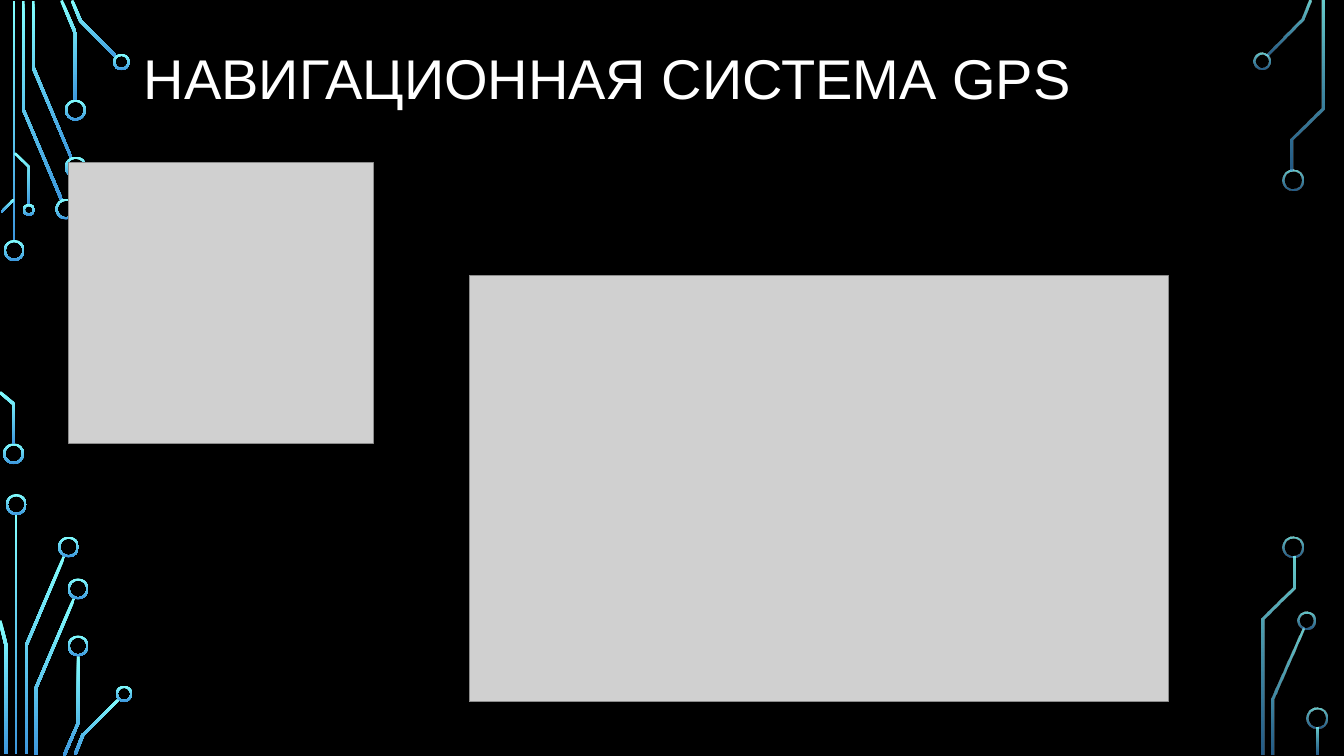
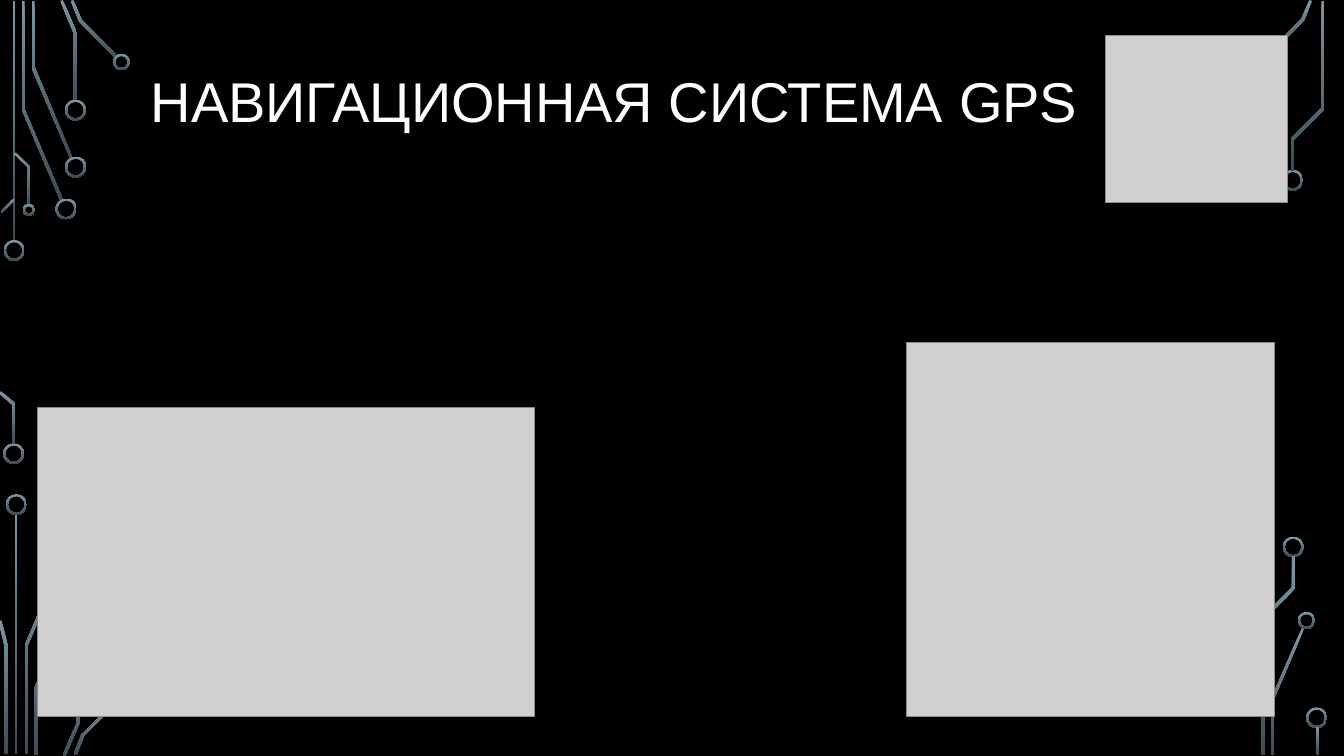
Before and after one commit to ALPause23/Diplom, a slide deck: slide 4 of Презентация.pptx. Drawn at 1344x756 pixels with LibreOffice and Linux fonts; fonts in the diff are those of the drawing; grey boxes stand for pictures; background and template pictures are left out. Boxes give left, top, right and bottom in pixels: in the first picture for what was removed or moved away, otherwise in the second. Text is boxed around its words. In the diff, an @@ line names an element or a change of style, - is before the commit and + after.

```diff
--- a/Презентация.pptx
+++ b/Презентация.pptx
@@ fill gradient #82FFFF to #3D97DE to gradient #7C96A3 to #3B4C54 in 31 elements at box(4, 240, 25, 261), box(3, 444, 24, 465), box(22, 1, 63, 201), box(55, 199, 77, 220), box(31, 1, 72, 158), box(60, 0, 78, 101), box(65, 156, 86, 177), box(65, 100, 86, 121), box(71, 0, 117, 58), box(113, 53, 131, 70), box(1, 199, 15, 213), box(0, 391, 15, 445), box(14, 152, 30, 205), box(22, 204, 34, 216), box(15, 514, 18, 755), box(24, 556, 65, 754), box(6, 494, 27, 515), box(0, 620, 7, 754), box(34, 598, 76, 755), box(63, 655, 80, 756), box(74, 698, 120, 755), box(1266, 0, 1313, 56), box(1282, 169, 1304, 191), box(1271, 628, 1305, 755), box(1299, 612, 1316, 629), box(1292, 1, 1325, 171), box(1284, 536, 1305, 558), box(1261, 557, 1296, 755), box(1307, 708, 1328, 729), box(1317, 727, 1320, 755), box(12, 1, 15, 242) @@
@@ title "НАВИГАЦИОННАЯ СИСТЕМА GPS": place and size @@
-title "НАВИГАЦИОННАЯ СИСТЕМА GPS" at box(144, 60, 1070, 109)
+title "НАВИГАЦИОННАЯ СИСТЕМА GPS" at box(151, 83, 1077, 132)
@@ picture: place and size @@
-picture at box(69, 163, 374, 444)
+picture at box(1106, 35, 1288, 202)
@@ group removed at box(58, 52, 1270, 702): 5 freeform shapes @@
@@ picture added at box(907, 343, 1275, 717) @@
@@ picture: place and size @@
-picture at box(470, 276, 1169, 702)
+picture at box(37, 407, 534, 717)
```
Also in this commit, not shown: 10 other slides changed, 2 other files.
